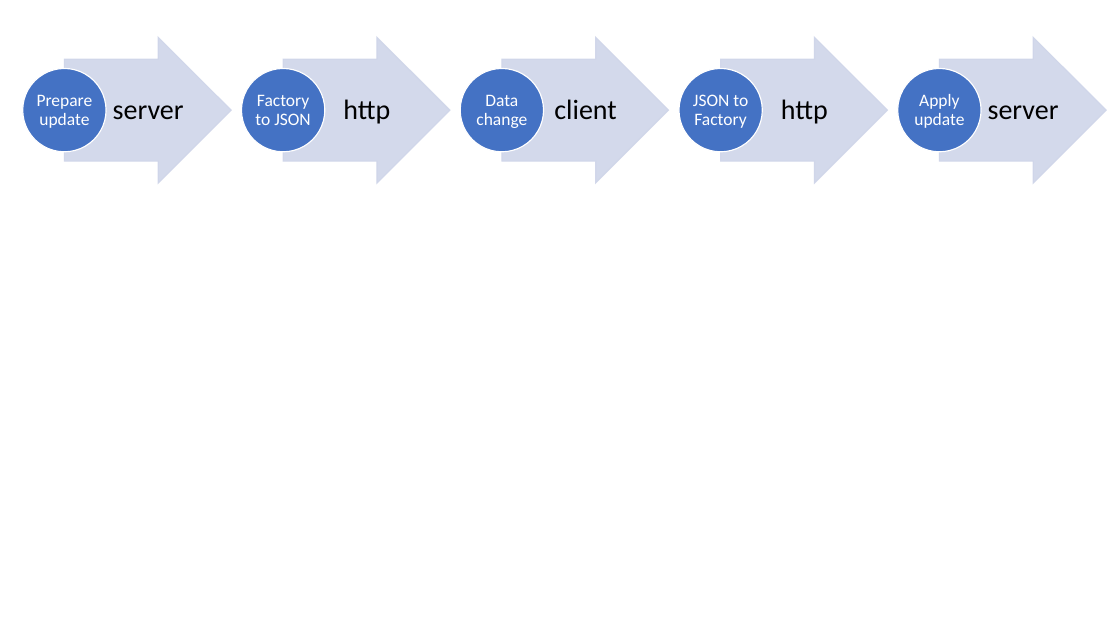
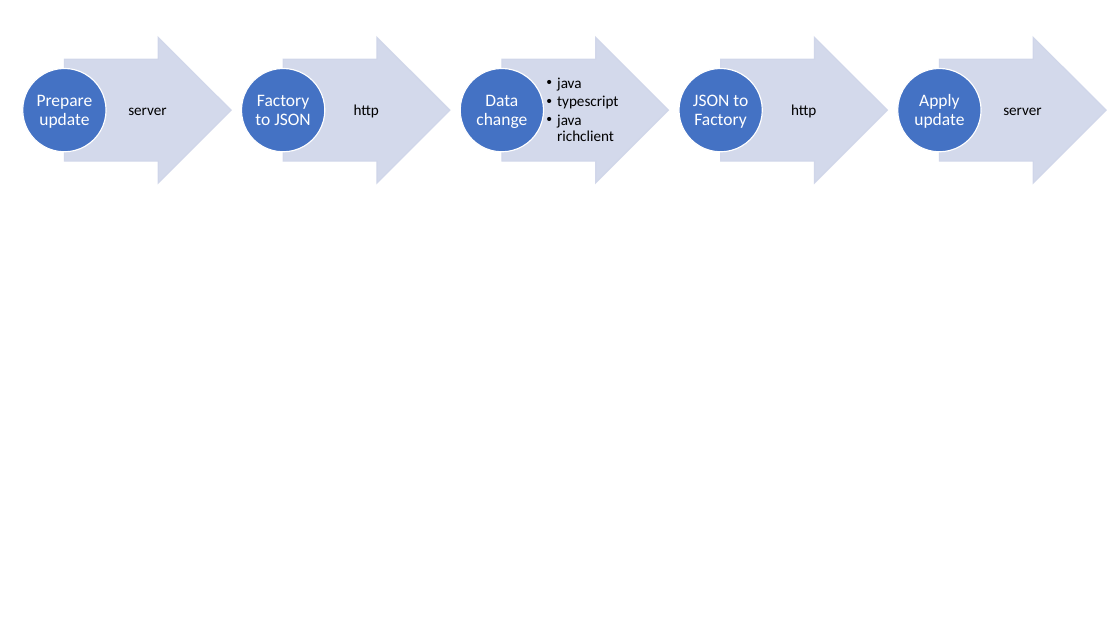
Before and after one commit to factoryfx/factoryfx, a slide deck: slide 2 of docu/src/main/java/io/github/factoryfx/docu/immutability/graphics.pptx. Drawn at 1120x630 pixels with LibreOffice and Linux fonts; fonts in the diff are those of the drawing. Boxes give left, top, right and bottom in pixels: in the first picture for what was removed or moved away, otherwise in the second. Text is boxed around its words. In the diff, an @@ line names an element or a change of style, - is before the commit and + after.

```diff
--- a/docu/src/main/java/io/github/factoryfx/docu/immutability/graphics.pptx
+++ b/docu/src/main/java/io/github/factoryfx/docu/immutability/graphics.pptx
@@ size 24 to 13 pt; less space between paragraphs in 4 elements at (128,107,166,115), (354,104,379,118), (791,104,816,118), (1003,107,1041,115) @@
@@ text at (557,77,618,141): text changed; size 24 to 13 pt @@
-client
+  • java
+  • typescript
+  • java richclient
```
Also in this commit, not shown: 1 other file.
